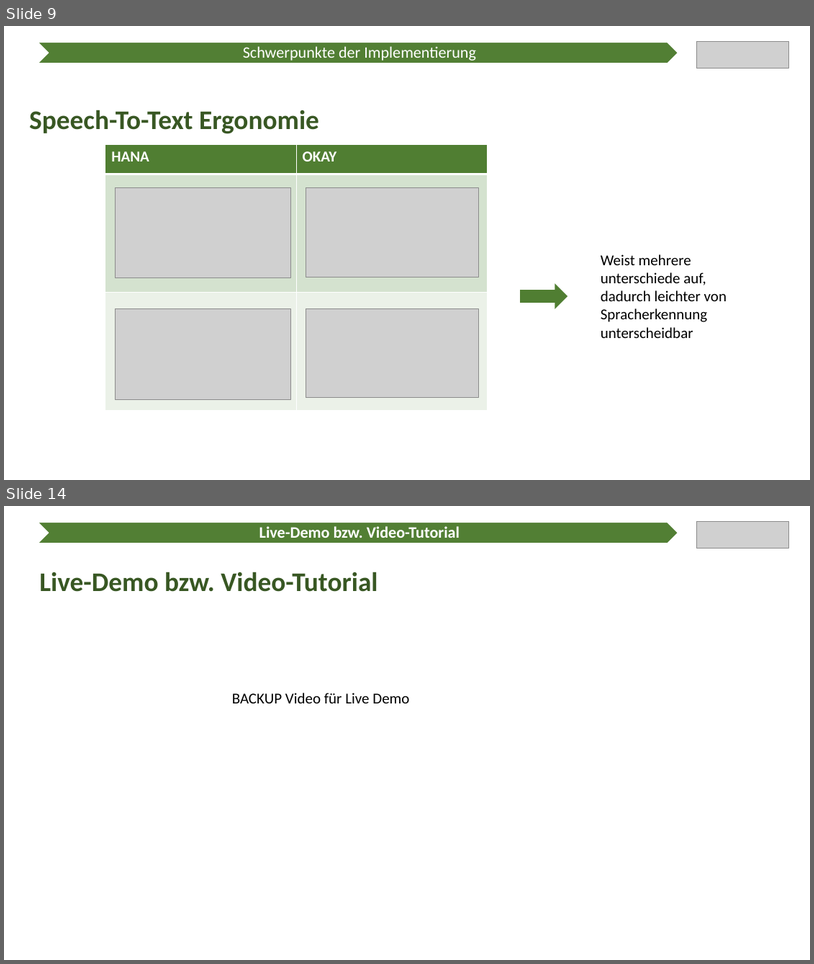
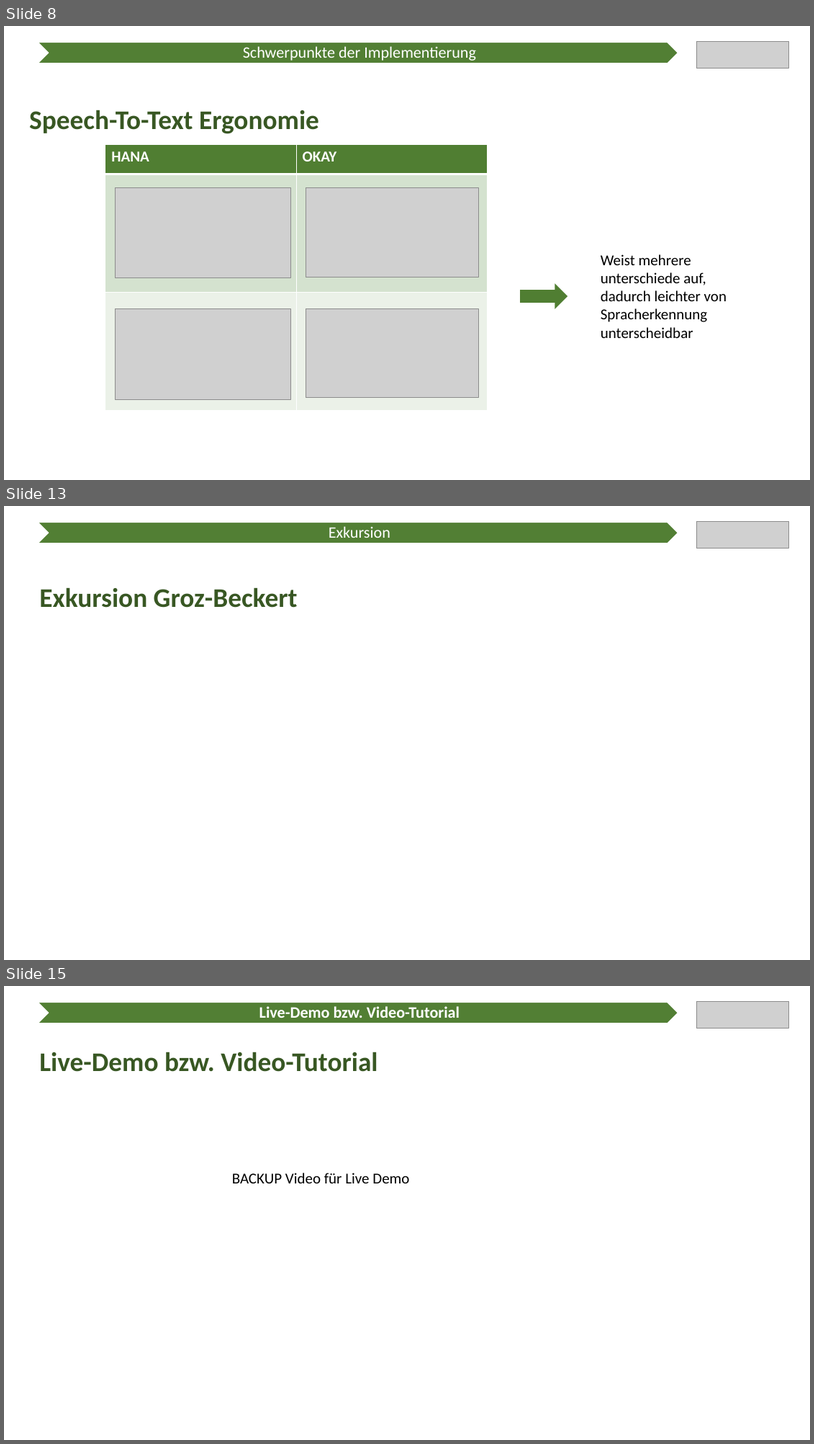
Before and after one commit to Ratoh/SAPLEXA, a slide deck: CavallaroAngelo/Präsentation Wahlmodulvorstellung/SAPlexa Präsentation.pptx. Shown one above the other, each under a label of ours: slides 9 and 14 before the commit, slides 8, 13 and 15 after it; the slides between them are not shown. The pictures are 814x964 and 814x1444 pixels, drawn with LibreOffice and Linux fonts; fonts in the diff are those of the drawing; grey boxes stand for pictures. Boxes give left, top, right and bottom in pixels: in the first picture for what was removed or moved away, otherwise in the second. Text is boxed around its words. In the diff, an @@ line names an element or a change of style, - is before the commit and + after.

```diff
--- a/CavallaroAngelo/Präsentation Wahlmodulvorstellung/SAPlexa Präsentation.pptx
+++ b/CavallaroAngelo/Präsentation Wahlmodulvorstellung/SAPlexa Präsentation.pptx
@@ slide 13 added at <box>4,506,810,960</box>, background #FFFFFF @@
@@ chevron added at <box>37,523,679,543</box>, fill #538035, outline #FFFFFF 1.5 pt @@
@@ text added at <box>329,526,391,538</box>, 19 pt, text #FFFFFF @@
+Exkursion
@@ picture added at <box>697,521,790,548</box> @@
@@ text added at <box>39,587,298,608</box>, 32 pt, text #385723, bold @@
+Exkursion Groz-Beckert
@@ what was slide 9 is now slide 8 @@
@@ what was slide 14 is now slide 15 @@
```
Also in this commit, not shown: 8 slides changed, 1 other slide added, 2 slides removed.
